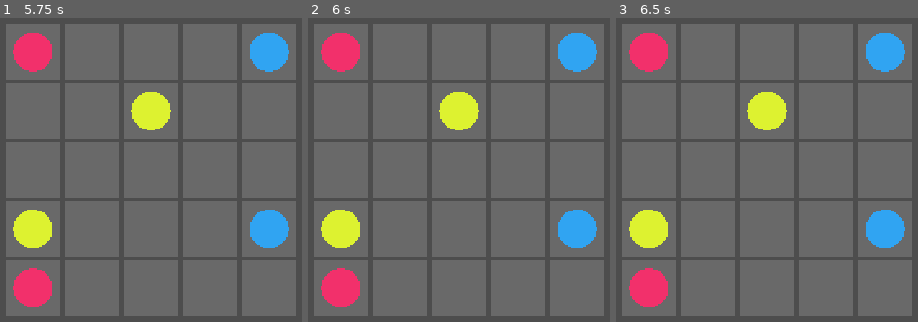
Above: before the commit, frames 1-3 (left to right).
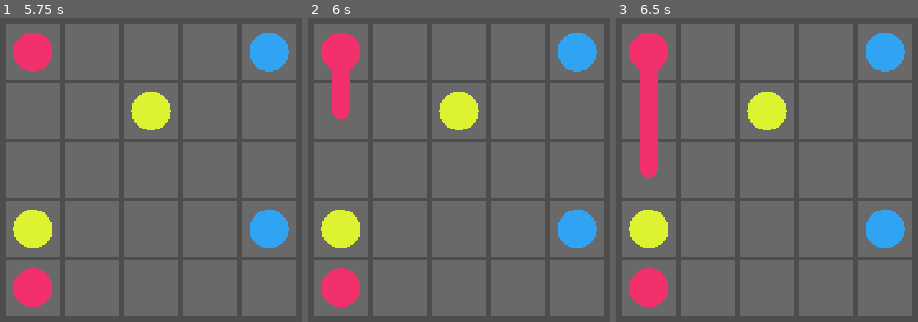
Above: after the commit, the same moments.

Repository: Vikociraptor/can_i_unsend
Game: Godot game, scene res://Scenes/FlowGameTest.tscn
The game is run twice, just before and just after one commit, with the same random seed, the same clock (stepped at 60 frames per second) and the same inputs. This scene is started directly instead of the project's main scene.
Inputs (mouse positions are in pixels of both pictures, inside the frame that each line leads up to):
- Up to frame 1 (5.75 s): tap Enter at 0.5, 2, 3.5 s; move the mouse to (outside the picture) at 0.52 s; press the mouse at (outside the picture) at 0.53 s; release the mouse at (outside the picture) at 1.25 s; tap Space at 1.25, 2.75, 4.25 s; drag from (outside the picture) to (111, 261) at 1.27 s; move the mouse to (229, 69) at 2.02 s; press the mouse at (229, 69) at 2.03 s; release the mouse at (229, 69) at 2.75 s; drag from (111, 261) to (outside the picture) at 2.77 s; move the mouse to (outside the picture) at 3.52 s; press the mouse at (outside the picture) at 3.53 s; release the mouse at (outside the picture) at 4.25 s; drag from (outside the picture) to (30, 57) at 4.27 s; move the mouse to (190, 170) at 5.02 s; press the mouse at (190, 170) at 5.03 s
- Up to frame 2 (6 s): release the mouse at (498, 170) at 5.75 s; drag from (338, 57) to (outside the picture) at 5.77 s
- Up to frame 3 (6.5 s): no input

Frame 1 is identical in both runs. In frame 2, 0.9% of the frame differs, in the area x 7-14%, y 17-34%; in frame 3, 2.1%, in the area x 7-14%, y 17-53%.

Commit message:
Got a basic line draw working

Diff:
--- a/Scripts/Flow/flow_grid.gd
+++ b/Scripts/Flow/flow_grid.gd
@@ -5,6 +5,7 @@
 const gridSize = 80
 const padding = 5
 const dotRadius = gridSize * 0.35
+const lineWidth = gridSize * 0.3
 
 @export var camera: Camera2D
 
@@ -22,6 +23,10 @@
 var dots = {} # each pair's two cells, keyed by its character
 
 var colours = {} # each pair's colour, keyed by its character
+
+var lines = {} # each line's cells in order, starting at one of its dots, keyed by character
+
+var drawingLine = "" # the character of the line being dragged, empty when not dragging
 
 func _ready() -> void:
 	# Read the strings into the grid, collecting the cells of each dot.
@@ -48,13 +53,94 @@
 	var lastCell = Vector2(layout[0].length() - 1, layout.size() - 1)
 	camera.position = lastCell * step / 2.0
 
+# Left press on a dot starts a line, dragging extends it, releasing stops. Right click deletes a line.
+func _unhandled_input(event: InputEvent) -> void:
+	if grid.is_empty():
+		return
+	if event is InputEventMouseButton and event.button_index == MOUSE_BUTTON_LEFT:
+		if event.pressed:
+			start_line(cell_at(event))
+		else:
+			finish_line()
+	elif event is InputEventMouseButton and event.button_index == MOUSE_BUTTON_RIGHT and event.pressed:
+		delete_line(cell_at(event))
+	elif event is InputEventMouseMotion and drawingLine != "":
+		drag_line(cell_at(event))
+
+func cell_at(event: InputEvent) -> Vector2i:
+	return Vector2i((make_input_local(event).position / (gridSize + padding)).round())
+
+# Starting from either dot of a pair throws away that pair's old line.
+func start_line(cell: Vector2i) -> void:
+	if is_inside_grid(cell) and dots.has(grid[cell.y][cell.x]):
+		drawingLine = grid[cell.y][cell.x]
+		lines[drawingLine] = [cell]
+		queue_redraw()
+
+# A line that never left its dot isn't kept.
+func finish_line() -> void:
+	if drawingLine != "" and lines[drawingLine].size() == 1:
+		lines.erase(drawingLine)
+		queue_redraw()
+	drawingLine = ""
+
+func drag_line(cell: Vector2i) -> void:
+	var line = lines[drawingLine]
+	var index = line.find(cell)
+	if index != -1:
+		# Dragging back over the line shortens it to this cell.
+		line.resize(index + 1)
+	elif can_extend(line, cell):
+		line.append(cell)
+	queue_redraw()
+
+# The next cell must be directly beside the end of the line, and either empty or this line's other dot.
+func can_extend(line: Array, cell: Vector2i) -> bool:
+	var offset = (cell - line[-1]).abs()
+	if offset.x + offset.y != 1 or not is_inside_grid(cell):
+		return false
+	if is_complete(drawingLine) or line_at(cell) != "":
+		return false
+	var c = grid[cell.y][cell.x]
+	return c == "." or c == drawingLine
+
+# A line is complete once it has reached the dot it didn't start from.
+func is_complete(c: String) -> bool:
+	if not lines.has(c) or lines[c].size() < 2:
+		return false
+	var last = lines[c][-1]
+	return grid[last.y][last.x] == c
+
+# Right clicking any cell of a line, or either of its dots, deletes the whole line.
+func delete_line(cell: Vector2i) -> void:
+	if not is_inside_grid(cell):
+		return
+	var c = line_at(cell)
+	if c == "" and dots.has(grid[cell.y][cell.x]):
+		c = grid[cell.y][cell.x]
+	if lines.has(c):
+		lines.erase(c)
+		if drawingLine == c:
+			drawingLine = ""
+		queue_redraw()
+
+# The character of the line passing through this cell, or empty if there isn't one.
+func line_at(cell: Vector2i) -> String:
+	for c in lines:
+		if lines[c].has(cell):
+			return c
+	return ""
+
+func is_inside_grid(cell: Vector2i) -> bool:
+	return cell.x >= 0 and cell.y >= 0 and cell.x < layout[0].length() and cell.y < layout.size()
+
 # Turns the character's code into a hue, so the same character always gets the same colour.
 # Multiplying by the golden ratio spreads neighbouring characters (a, b, c...) far apart on the colour wheel.
 func colour_for(c: String) -> Color:
 	var hue = fmod(c.unicode_at(0) * 0.618034, 1.0)
 	return Color.from_hsv(hue, 0.8, 0.95)
 
-# Draws every cell of the grid, then a circle on each dot.
+# Draws every cell of the grid, then the lines, then a circle on each dot.
 func _draw() -> void:
 	var step = gridSize + padding
 	var cellVector = Vector2.ONE * gridSize
@@ -64,6 +150,14 @@
 			var center = Vector2(x, y) * step
 			draw_rect(Rect2(center - cellVector / 2.0, cellVector), Color.DIM_GRAY)
 
+	# A circle on every cell of a line rounds off its corners.
+	for c in lines:
+		var line = lines[c]
+		for i in range(1, line.size()):
+			draw_line(Vector2(line[i - 1]) * step, Vector2(line[i]) * step, colours[c], lineWidth)
+		for cell in line:
+			draw_circle(Vector2(cell) * step, lineWidth / 2.0, colours[c])
+
 	for c in dots:
 		for cell in dots[c]:
 			draw_circle(Vector2(cell) * step, dotRadius, colours[c])
